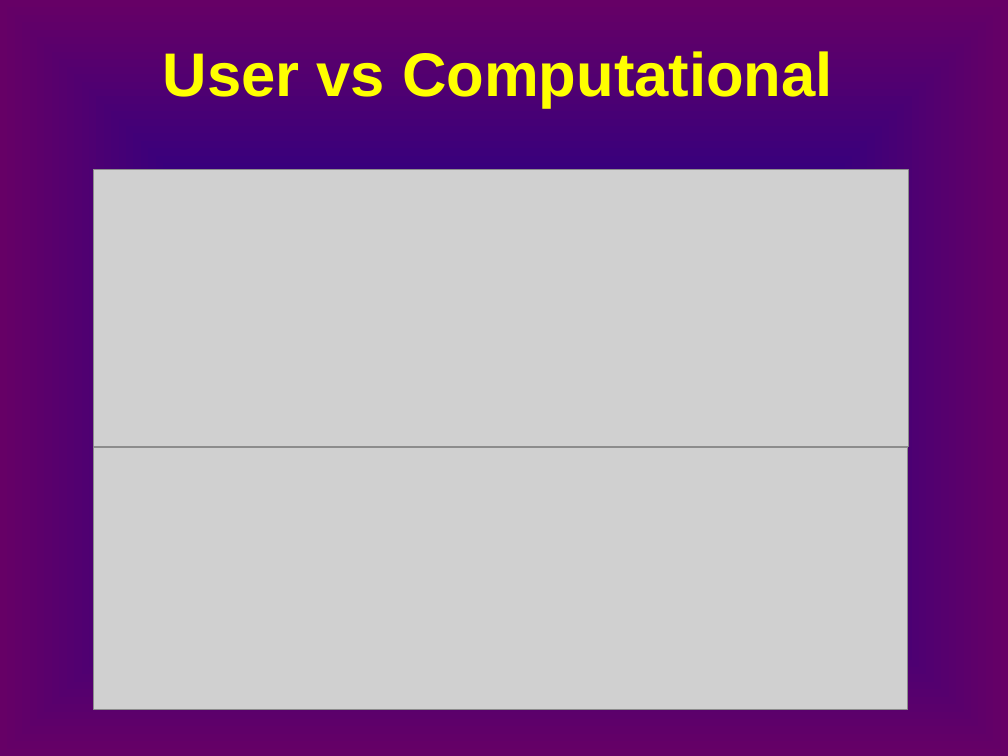
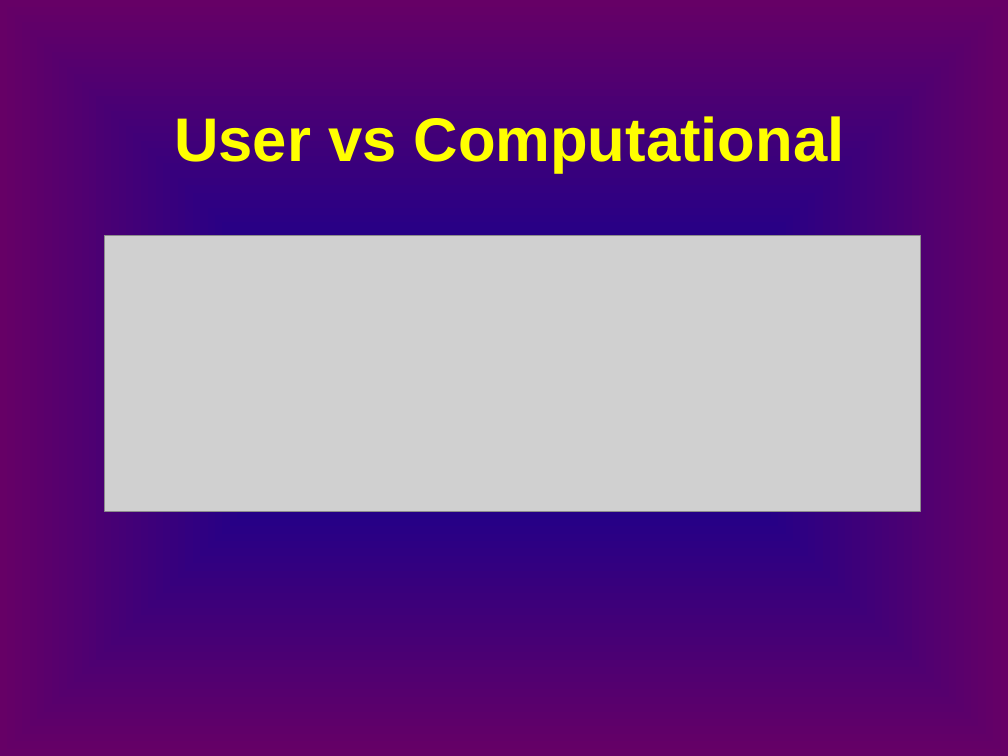
Before and after one commit to CADWRDeltaModeling/dsm2, a slide deck: slide 10 of dsm2/presentations/b1_channel.pptx. Drawn at 1008x756 pixels with LibreOffice and Linux fonts; fonts in the diff are those of the drawing; grey boxes stand for pictures. Boxes give left, top, right and bottom in pixels: in the first picture for what was removed or moved away, otherwise in the second. Text is boxed around its words. In the diff, an @@ line names an element or a change of style, - is before the commit and + after.

Commit message:
Former-commit-id: 995514919701be3c2699b1efc1c20e95fe0c5940

```diff
--- a/dsm2/presentations/b1_channel.pptx
+++ b/dsm2/presentations/b1_channel.pptx
@@ title "User vs Computational": place and size @@
-title "User vs Computational" at [163,51,833,107]
+title "User vs Computational" at [174,116,845,172]
@@ picture: place and size @@
-picture at [93,170,908,447]
+picture at [105,235,920,511]
@@ picture removed at [93,448,907,710] @@
```
